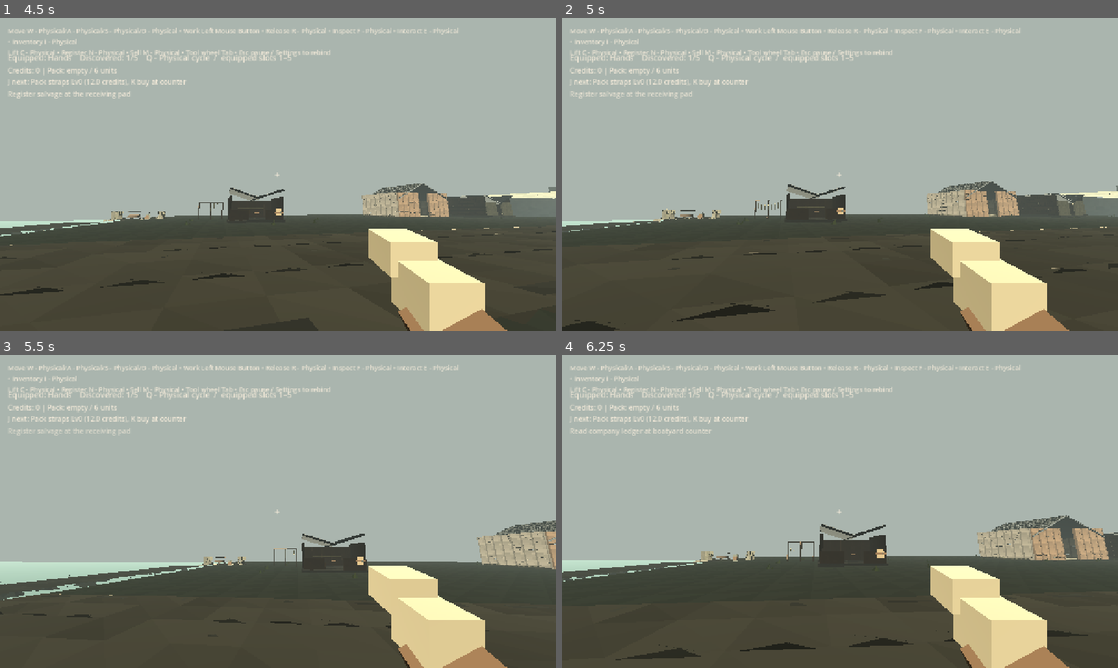
Above: before the commit, frames 1-4 (two rows, left to right).
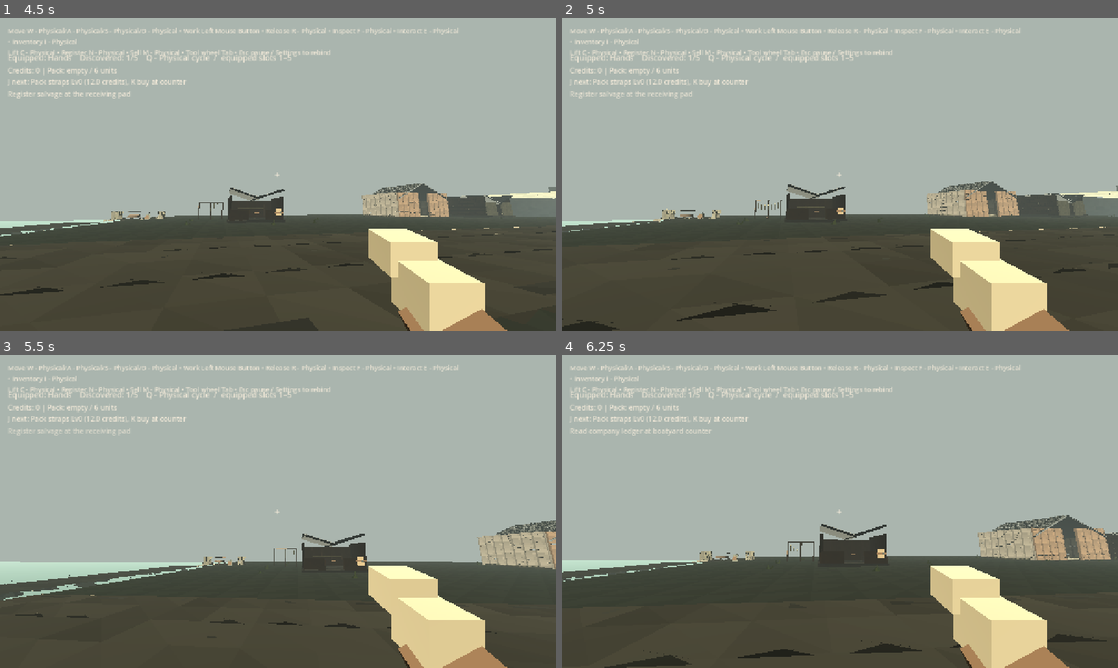
Above: after the commit, the same moments.

Repository: squwillsmith-ship-it/Hollowmere-0.2
Game: Godot game, scene res://scenes/main.tscn
The game is run twice, just before and just after one commit, with the same random seed, the same clock (stepped at 60 frames per second) and the same inputs.
Inputs (mouse positions are in pixels of both pictures, inside the frame that each line leads up to):
- Up to frame 1 (4.5 s): click "Enter Brinewick" at 0.5 s; tap Enter at 1.25 s; move the mouse to (305, 174) at 1.27 s; hold E (hm_find_tool) 1.28-2.03 s; hold W (hm_forward) from 1.28 s (still down); click (305, 174) at 1.42 s; tap Space (hm_jump) at 1.52, 2.27, 3.77 s; move the mouse to (250, 174) at 2.02 s; tap F (hm_inspect) at 2.1 s; move the mouse to (289, 168) at 2.77 s; hold C (hm_lift_place) 2.78-3.53 s; move the mouse to (272, 180) at 3.52 s; tap H (hm_process) at 3.6 s; click (272, 180) at 3.67 s; move the mouse to (316, 177) at 4.27 s; hold N (hm_register) from 4.28 s (still down)
- Up to frame 2 (5 s): keep holding W (hm_forward); keep holding N (hm_register); tap Space (hm_jump) at 4.52 s
- Up to frame 3 (5.5 s): keep holding W (hm_forward); move the mouse to (233, 508) at 5.02 s; release N (hm_register) at 5.03 s; tap R (hm_release) at 5.1 s; tap Space (hm_jump) at 5.27 s
- Up to frame 4 (6.25 s): keep holding W (hm_forward); move the mouse to (845, 511) at 5.77 s; hold B (hm_requisition) from 5.78 s (still down); click (845, 511) at 5.92 s

Frame 1 is identical in both runs. In frame 2, 0.1% of the frame differs, in the area x 0-98%, y 52-100%; in frame 3, 0.5%; in frame 4, 2.5%, in the area x 0-100%, y 51-100%.

Commit message:
G1: embed harbour haul route into continuous graded shoreline bank

Diff:
--- a/game/scripts/world/hm_harbour_terrain_g1.gd
+++ b/game/scripts/world/hm_harbour_terrain_g1.gd
@@ -18,7 +18,21 @@
 	var terrace_lip: float = -29.3 + 1.1 * sin(z * 0.047 + 1.1)
 	var t: float = clampf((x - tide_edge) / (terrace_lip - tide_edge), 0.0, 1.0)
 	t = t * t * (3.0 - 2.0 * t)
-	return lerpf(-0.85, 2.0, t)
+	var natural_bank: float = lerpf(-0.85, 2.0, t)
+	# G1: the quay-to-warehouse walk is CUT INTO and SUPPORTED BY the
+	# landform. Without this fill/cut the first path span hovered up to 2m
+	# above the tidal bank. The gently graded approach is part of terrain,
+	# not a decorative ribbon concealing a disconnected collision.
+	var apron_start := Vector2(-38.0, 19.5)
+	var apron_end := Vector2(-26.0, 27.0)
+	var axis: Vector2 = apron_end - apron_start
+	var point := Vector2(x,z)
+	var u: float = clampf((point - apron_start).dot(axis) / axis.length_squared(),0.0,1.0)
+	var nearest: Vector2 = apron_start + axis * u
+	var edge_distance: float = point.distance_to(nearest)
+	var mask: float = clampf(1.0 - edge_distance / 5.7,0.0,1.0)
+	mask = mask * mask * (3.0 - 2.0 * mask)
+	return lerpf(natural_bank,lerpf(1.29,2.0,u),mask)
 
 static func bluff_height(x: float) -> float:
 	var t: float = clampf((x - BLUFF_X0) / (BLUFF_X1 - BLUFF_X0), 0.0, 1.0)
@@ -42,7 +56,7 @@
 	collision.name = "CollisionShape3D"
 	var shape := ConcavePolygonShape3D.new()
 	shape.backface_collision = true
-	shape.data = _lower_collision(2.6)
+	shape.data = _lower_collision(2.0)
 	collision.shape = shape
 	body.add_child(collision)
 	return body
@@ -81,7 +95,7 @@
 static func route_height(at: Vector2) -> float:
 	# Pier walkway joins at 1.35m; inland stations retain the existing
 	# floor datum, with no raised kerb or path-only collision obstacle.
-	return maxf(1.43, lower_height(at.x,at.y) + 0.115)
+	return maxf(1.43, lower_height(at.x,at.y) + 0.16)
 
 static func create_haul_path() -> StaticBody3D:
 	var path := StaticBody3D.new()
--- a/game/tests/test_g1_harbour_route.gd
+++ b/game/tests/test_g1_harbour_route.gd
@@ -56,6 +56,17 @@
 	var capsule := CapsuleShape3D.new()
 	capsule.radius = 0.32
 	capsule.height = 1.75
+	# Confirm that route geometry is supported by actual underlying soil,
+	# not a hovering ribbon over the old tidal bank.
+	for i: int in range(points.size()-1):
+		for step: int in range(9):
+			var fraction: float = float(step)/8.0
+			var check_at: Vector2 = points[i].lerp(points[i+1],fraction)
+			var expected_floor: float = lerpf(HMHarbourTerrainG1.route_height(points[i]),
+				HMHarbourTerrainG1.route_height(points[i+1]),fraction)
+			var terrain_floor: float = HMHarbourTerrainG1.lower_height(check_at.x,check_at.y)
+			_require(expected_floor-terrain_floor >= 0.085 and expected_floor-terrain_floor <= 0.25,
+				"Haul route has small visible, grounded soil thickness at "+str(check_at))
 	var last_y: float = -999.0
 	for i: int in range(points.size()-1):
 		for j: int in range(5):
